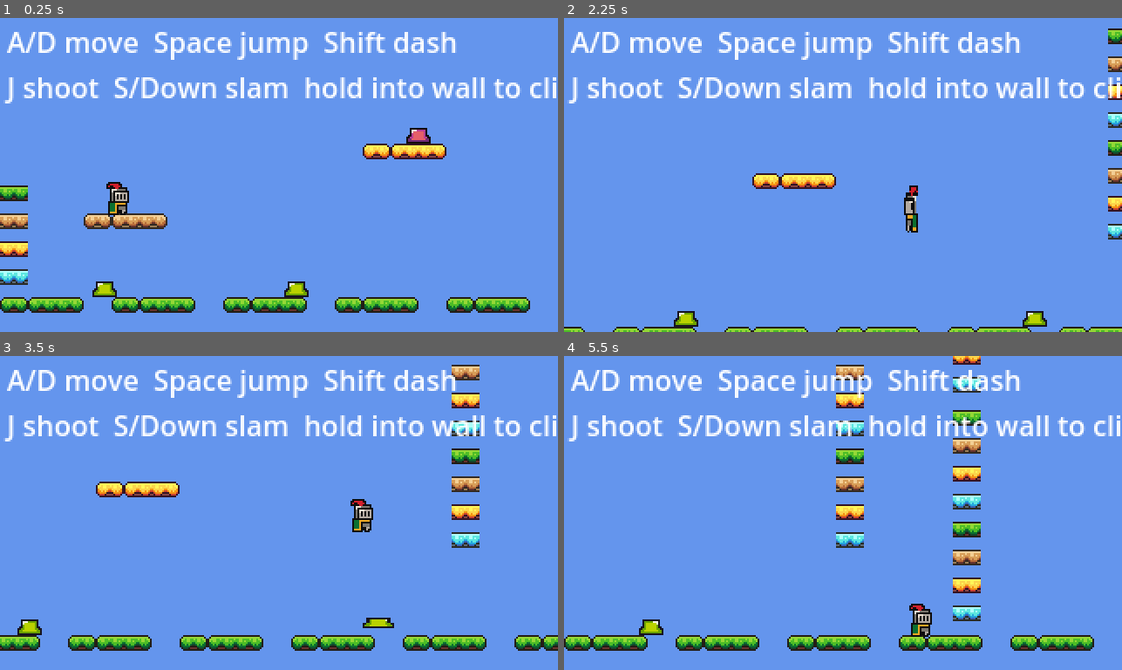
Above: before the commit, frames 1-4 (two rows, left to right).
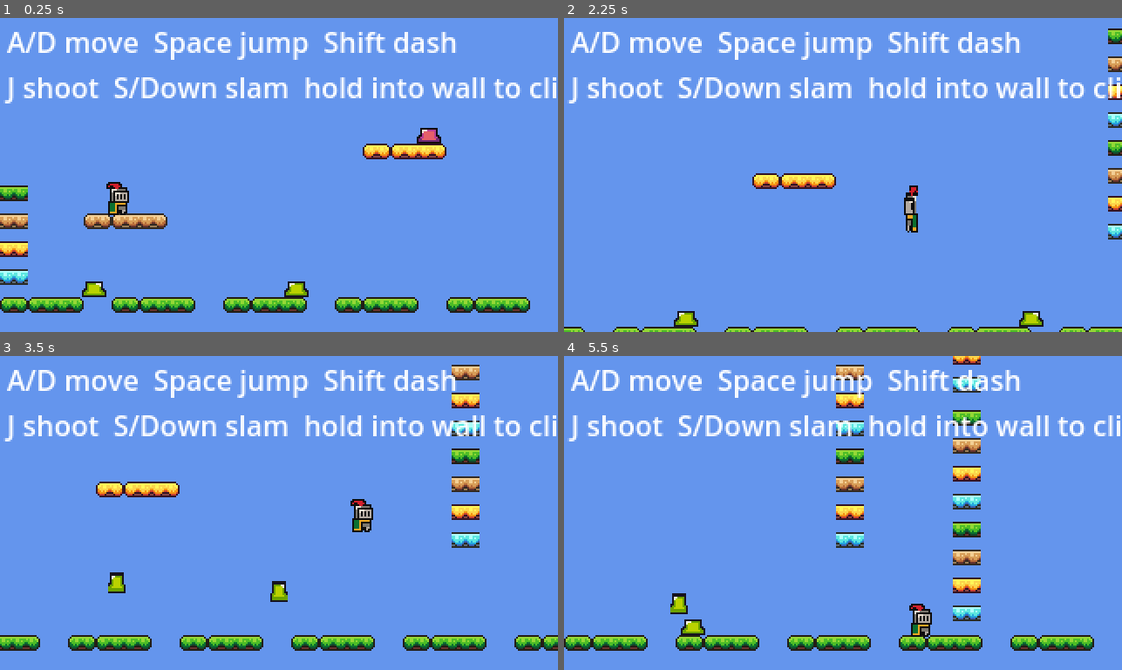
Above: after the commit, the same moments.

Repository: SolutionsByCarson/ScratchPad
Game: Godot game, scene res://scenes/main.tscn
Two runs of this game, one before a commit and one after it. Both use one fixed random seed, a clock stepped at 60 frames per second and the inputs below.
Inputs:
- Up to frame 1 (0.25 s): no input
- Up to frame 2 (2.25 s): hold D (move_right) 0.53-2.03 s; tap Shift (dash) at 0.6 s; tap Space (jump) at 0.77, 1.52 s; tap J (shoot) at 1.35 s; hold A (move_left) from 2.03 s (still down); tap S (slam) at 2.1 s
- Up to frame 3 (3.5 s): release A (move_left) at 2.78 s; hold D (move_right) from 2.78 s (still down); tap Shift (dash) at 2.85 s; tap Space (jump) at 3.02 s
- Up to frame 4 (5.5 s): tap J (shoot) at 3.6 s; tap Space (jump) at 3.77, 4.52 s; release D (move_right) at 4.28 s; hold A (move_left) 4.28-5.03 s; tap S (slam) at 4.35 s; hold D (move_right) from 5.03 s (still down); tap Shift (dash) at 5.1 s

The runs differ from the first frame. In frame 1, 0.5% of the frame differs, in the area x 14-80%, y 35-89%; in frame 2, 0.1%; in frame 3, 0.7%, in the area x 3-71%, y 68-89%; in frame 4, 0.6%.

Commit message:
Restore slime wander; bottom-anchor slime sprite for stretch
Wander was broken because _has_ground_at cast its ray from inside
the floor (origin at _initial_y + 14, which sat between floor top y
and bottom y for ground-level slimes). Godot's PhysicsRayQueryParameters2D
defaults to hit_from_inside = false, so the ray returned no hit and
the slime concluded there was no ground in any direction, oscillating
in place.

Fix: cast from above the slime (_initial_y - 4) downward 32 px. For a
ground-level slime (y=148), origin (x, 144) -> target (x, 176) hits
the floor at y=160. For a slime perched on Platform2 (y=60), origin
(x, 56) -> target (x, 88) hits the platform at y=72; past the
platform edge the ray reaches y=88 with no hit, slime turns around.

Sprite bottom-anchor: slime sprite now position=(0, 12), offset=(0, -12).
With 24x24 cell, this anchors the rendered sprite's bottom at slime.y + 12
regardless of scale, matching the floor surface for ground slimes.
WIND_UP, JUMP, and LAND scales now squash/stretch from the bottom
instead of from center, so squatting no longer "floats" the slime
above the ground.

Co-Authored-By: Claude Opus 4.7 (1M context) <noreply@anthropic.com>

Diff:
--- a/scenes/slime.tscn
+++ b/scenes/slime.tscn
@@ -10,6 +10,8 @@
 script = ExtResource("1_slime")
 
 [node name="Sprite2D" type="Sprite2D" parent="."]
+position = Vector2(0, 12)
+offset = Vector2(0, -12)
 texture = ExtResource("2_slime_tex")
 region_enabled = true
 region_rect = Rect2(0, 0, 24, 24)
--- a/scenes/slime_purple.tscn
+++ b/scenes/slime_purple.tscn
@@ -10,6 +10,8 @@
 script = ExtResource("1_slime")
 
 [node name="Sprite2D" type="Sprite2D" parent="."]
+position = Vector2(0, 12)
+offset = Vector2(0, -12)
 texture = ExtResource("2_slime_tex")
 region_enabled = true
 region_rect = Rect2(0, 0, 24, 24)
--- a/scripts/slime.gd
+++ b/scripts/slime.gd
@@ -145,8 +145,8 @@
 
 func _has_ground_at(x: float) -> bool:
 	var space := get_world_2d().direct_space_state
-	var origin: Vector2 = Vector2(x, _initial_y + 14.0)
-	var target: Vector2 = origin + Vector2(0.0, 14.0)
+	var origin: Vector2 = Vector2(x, _initial_y - 4.0)
+	var target: Vector2 = origin + Vector2(0.0, 32.0)
 	var query := PhysicsRayQueryParameters2D.create(origin, target)
 	query.collide_with_areas = false
 	var hit: Dictionary = space.intersect_ray(query)
